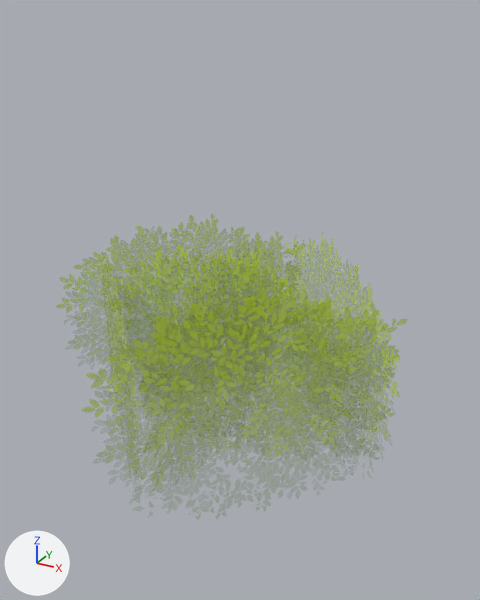
One commit to the FBX model For Disrespect/Assets/Klaas/Bush/BushKnighDirespect.fbx: the scene before it, then after it.
Camera for both pictures: a 50 mm camera at (0.895, -1.526, 0.949) aimed at (0.06, -0.008, 0.19). Lighting does not change. The marker at lower left points along +X, +Y and +Z. Where no turn or scale is listed for an object, it has been applied to the vertices.

Script lines for the objects in view, before the commit:
```python
mat_favpng_shrub_tree = bpy.data.materials.new('favpng_shrub-tree')
mat_favpng_shrub_tree.use_nodes = True; mat_favpng_shrub_tree.node_tree.nodes.clear()
_N = mat_favpng_shrub_tree.node_tree.nodes; _L = mat_favpng_shrub_tree.node_tree.links
n0 = _N.new('ShaderNodeBsdfPrincipled'); n0.name = 'Principled BSDF'
n1 = _N.new('ShaderNodeOutputMaterial'); n1.name = 'Material Output'
n2 = _N.new('ShaderNodeTexImage'); n2.name = 'Image Texture'
n2.image = img_favpng_shrub_tree_png
n2.extension = 'EXTEND'
n3 = _N.new('ShaderNodeTexImage'); n3.name = 'Image Texture.001'
n3.image = img_favpng_shrub_tree_png
n3.extension = 'EXTEND'
_L.new(n2.outputs[0], n0.inputs[0])  # 'Color' to 'Base Color'
_L.new(n3.outputs[0], n0.inputs[4])  # 'Color' to 'Alpha'
_L.new(n0.outputs[0], n1.inputs[0])  # 'BSDF' to 'Surface'
me_favpng_shrub_tree = bpy.data.meshes.new('favpng_shrub-tree')
me_favpng_shrub_tree.from_pydata(...)  # 28 vertices, 7 faces; spans x -0.565..0.565, y -0.532..0.504, z -0.351..0.351
me_favpng_shrub_tree.materials.append(mat_favpng_shrub_tree)
ob_favpng_shrub_tree = bpy.data.objects.new('favpng_shrub-tree', me_favpng_shrub_tree)
ob_favpng_shrub_tree.location = (0.0, 0.0, 0.0)
```
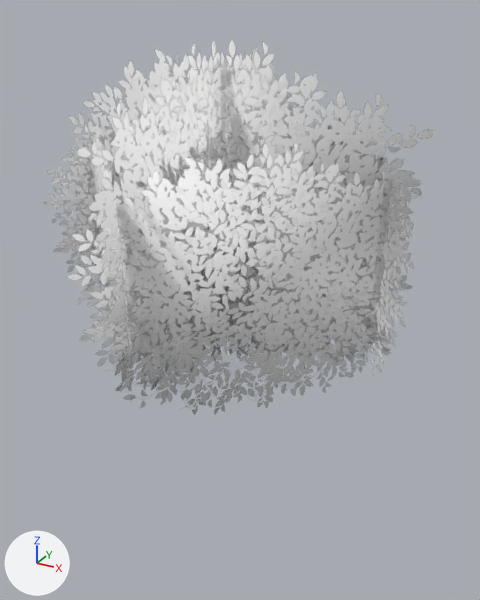
Boxes [x1, y1, x2, y2] around the edits, measured in the pictures (480 x 600 px; the box of a moved part takes in the faces that stretch with it):
```json
{"object": "favpng_shrub-tree", "change": "surface changed, reshaped", "before": [56, 214, 407, 504], "after": [44, 40, 435, 415], "on screen": "green to grey"}
{"part": 1, "of": "me_favpng_shrub_tree", "change": "moved or reshaped", "before": [110, 243, 352, 424], "after": [103, 127, 362, 359]}
{"part": 2, "of": "me_favpng_shrub_tree", "change": "moved or reshaped", "before": [101, 251, 141, 479], "after": [91, 131, 133, 402]}
{"part": 3, "of": "me_favpng_shrub_tree", "change": "moved or reshaped", "before": [56, 214, 306, 385], "after": [44, 110, 243, 300]}
{"part": 4, "of": "me_favpng_shrub_tree", "change": "moved or reshaped", "before": [82, 285, 407, 504], "after": [67, 142, 422, 415]}
{"part": 5, "of": "me_favpng_shrub_tree", "change": "moved or reshaped", "before": [285, 232, 400, 448], "after": [305, 118, 415, 375]}
{"part": 6, "of": "me_favpng_shrub_tree", "change": "moved or reshaped", "before": [111, 238, 361, 460], "after": [66, 40, 435, 391]}
```

Scene script edits in JSON lines:
```json
{"op": "add", "block": "img_bushknightwhite_png", "code": ["img_bushknightwhite_png = load_image('BushKnightWhite.png', '../MaterialsMainCharacter/Bush/BushKnightWhite.png', 3195, 2525, 'Non-Color')"]}
{"block": "mat_favpng_shrub_tree", "where": "n2 = _N.new('ShaderNodeTexImage'); n2.name = 'Image Texture'"}
{"op": "set", "path": "n2.image", "old": "img_favpng_shrub_tree_png", "new": "img_bushknightwhite_png"}
{"block": "mat_favpng_shrub_tree", "where": "n3 = _N.new('ShaderNodeTexImage'); n3.name = 'Image Texture.001'"}
{"op": "set", "path": "n3.image", "old": "img_favpng_shrub_tree_png", "new": "img_bushknightwhite_png"}
{"block": "me_favpng_shrub_tree", "where": "me_favpng_shrub_tree.from_pydata(...)  # 28 vertices, 7 faces; spans x -0.565..0.565, y -0.532..0.504, z -0.351..0.351"}
{"block": "me_favpng_shrub_tree", "where": "# used by ob_favpng_shrub_tree; location = (0.0, 0.0, 0.0)"}
{"block": "me_favpng_shrub_tree", "change": "me_favpng_shrub_tree part 1: the loose piece of 4 vertices spanning x -0.432..0.43, y 0.0, z -0.351..0.351 is moved by (0.0, 0.0, 0.34)"}
{"block": "me_favpng_shrub_tree", "change": "me_favpng_shrub_tree part 2: the loose piece of 4 vertices spanning x -0.522..0.088, y -0.532..0.078, z -0.351..0.351 is moved by (0.0, 0.0, 0.34)"}
{"block": "me_favpng_shrub_tree", "change": "me_favpng_shrub_tree part 3: the loose piece of 4 vertices spanning x -0.565..0.044, y -0.105..0.504, z -0.351..0.351 is moved by (0.0, 0.0, 0.34)"}
{"block": "me_favpng_shrub_tree", "change": "me_favpng_shrub_tree part 4: the loose piece of 4 vertices spanning x -0.088..0.522, y -0.532..0.078, z -0.351..0.351 is moved by (0.0, 0.0, 0.34)"}
{"block": "me_favpng_shrub_tree", "change": "me_favpng_shrub_tree part 5: the loose piece of 4 vertices spanning x -0.044..0.565, y -0.105..0.504, z -0.351..0.351 is moved by (0.0, 0.0, 0.34)"}
{"block": "me_favpng_shrub_tree", "change": "me_favpng_shrub_tree part 6"}
{"op": "set", "path": "me_favpng_shrub_tree.vertices[4].co", "old": "(0.0, 0.43, 0.351)", "new": "(0.0, 0.555, 0.893)"}
{"op": "set", "path": "me_favpng_shrub_tree.vertices[5].co", "old": "(0.0, 0.43, -0.351)", "new": "(0.0, 0.555, -0.013)", "note": "pixel (282, 388) -> not seen"}
{"op": "set", "path": "me_favpng_shrub_tree.vertices[6].co", "old": "(0.0, -0.432, -0.351)", "new": "(0.0, -0.557, -0.013)"}
{"op": "set", "path": "me_favpng_shrub_tree.vertices[7].co", "old": "(0.0, -0.432, 0.351)", "new": "(0.0, -0.557, 0.893)"}
{"op": "set", "path": "me_favpng_shrub_tree.vertices[16].co", "old": "(-0.43, 0.0, 0.351)", "new": "(-0.555, 0.0, 0.893)"}
{"op": "set", "path": "me_favpng_shrub_tree.vertices[17].co", "old": "(-0.43, 0.0, -0.351)", "new": "(-0.555, 0.0, -0.013)", "note": "pixel (118, 413) -> not seen"}
{"op": "set", "path": "me_favpng_shrub_tree.vertices[18].co", "old": "(0.432, 0.0, -0.351)", "new": "(0.557, 0.0, -0.013)"}
{"op": "set", "path": "me_favpng_shrub_tree.vertices[19].co", "old": "(0.432, 0.0, 0.351)", "new": "(0.557, 0.0, 0.893)"}
```
